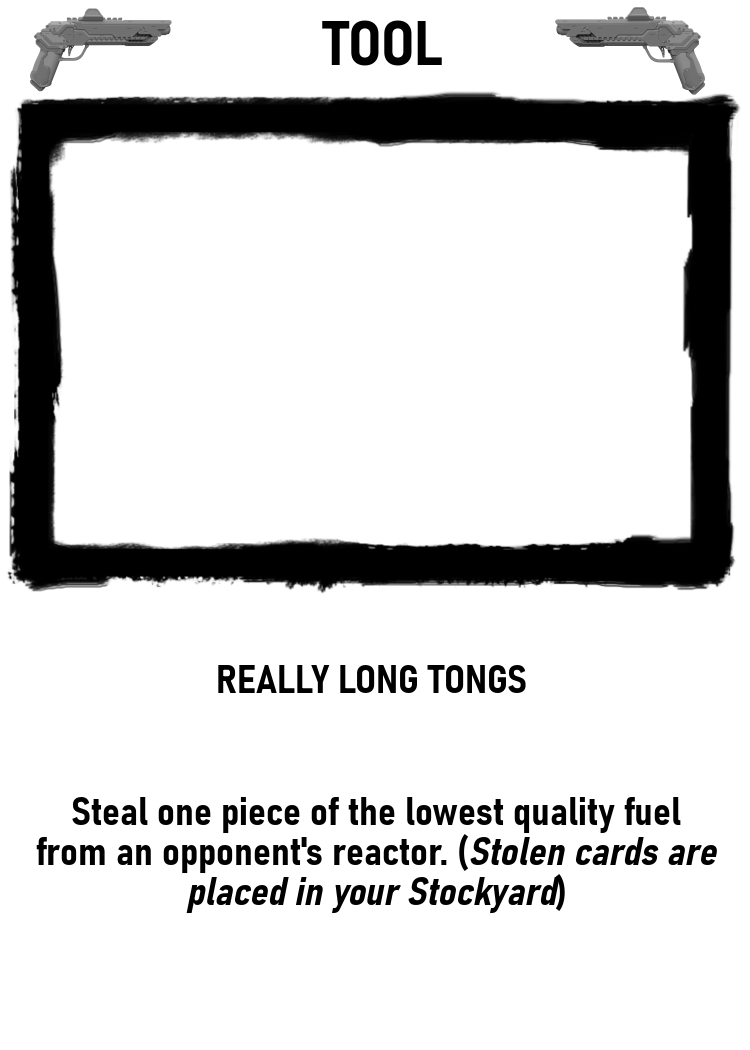
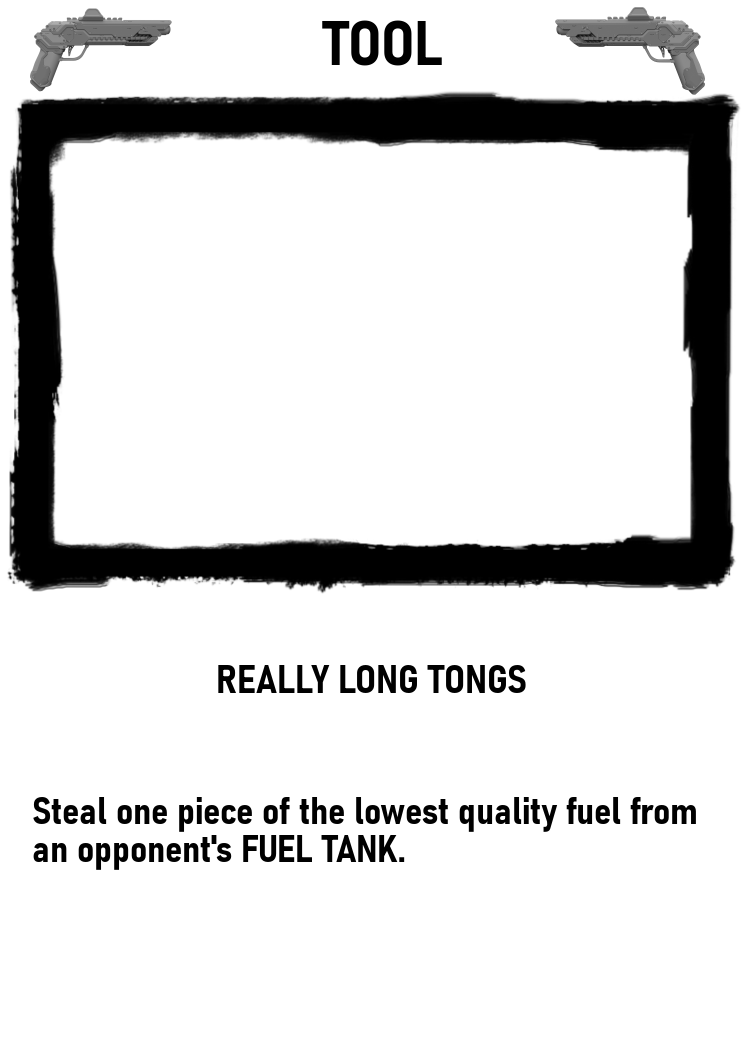
Before/after of a 750 × 1050 layered artwork. What changed in the layer stack:
painted on "Steal one piece of the lowest ..." over box(33, 797, 717, 914)
